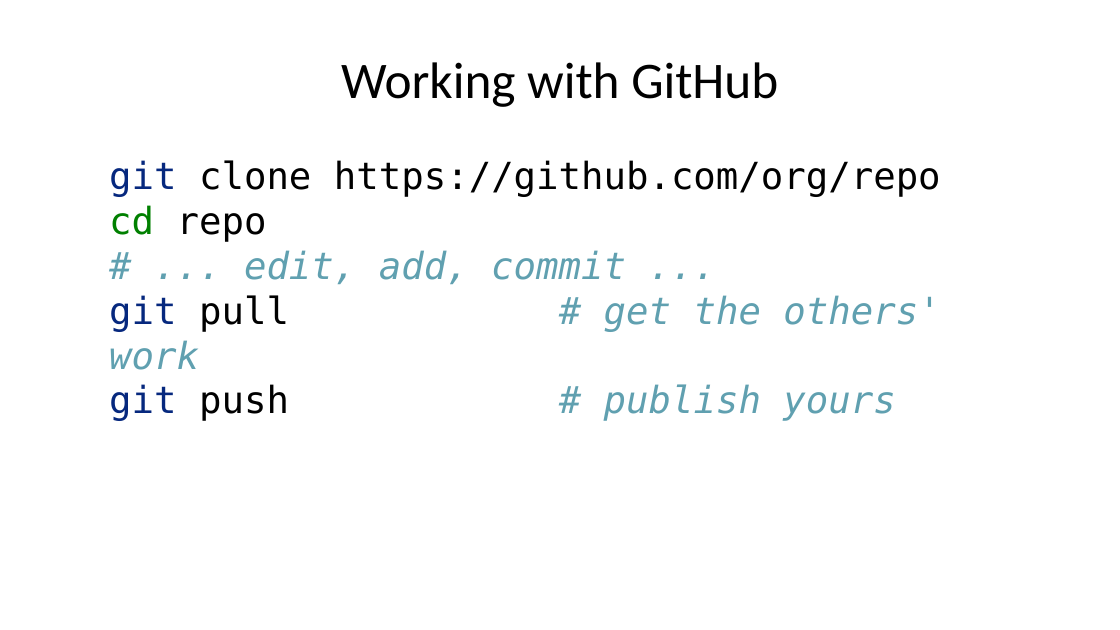
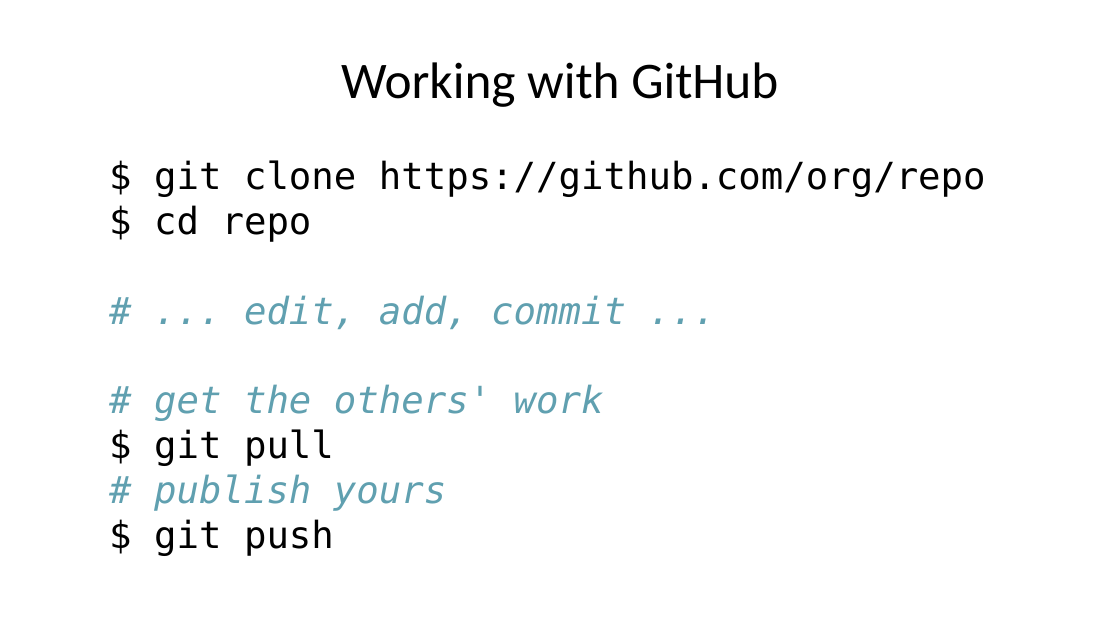
Before and after one commit to MICS-Lab/MS_SanteNum2026, a slide deck: slide 17 of Programming01/Session03/slides.pptx. Drawn at 1120x630 pixels with LibreOffice and Linux fonts; fonts in the diff are those of the drawing. Boxes give left, top, right and bottom in pixels: in the first picture for what was removed or moved away, otherwise in the second. Text is boxed around its words. In the diff, an @@ line names an element or a change of style, - is before the commit and + after.

```diff
--- a/Programming01/Session03/slides.pptx
+++ b/Programming01/Session03/slides.pptx
@@ text at [154, 160, 986, 556]: text changed; text colour #60A0B0 to #000000 @@
-git clone https://github.com/org/repo
-cd repo
-# ... edit, add, commit ...
-git pull # get the others' work
-git push # publish yours
+$ git clone https://github.com/org/repo
+$ cd repo
+# ... edit, add, commit ...
+# get the others' work
+$ git pull
+# publish yours
+$ git push
```
Also in this commit, not shown: 3 other slides changed, 4 slides added, 15 other files.
